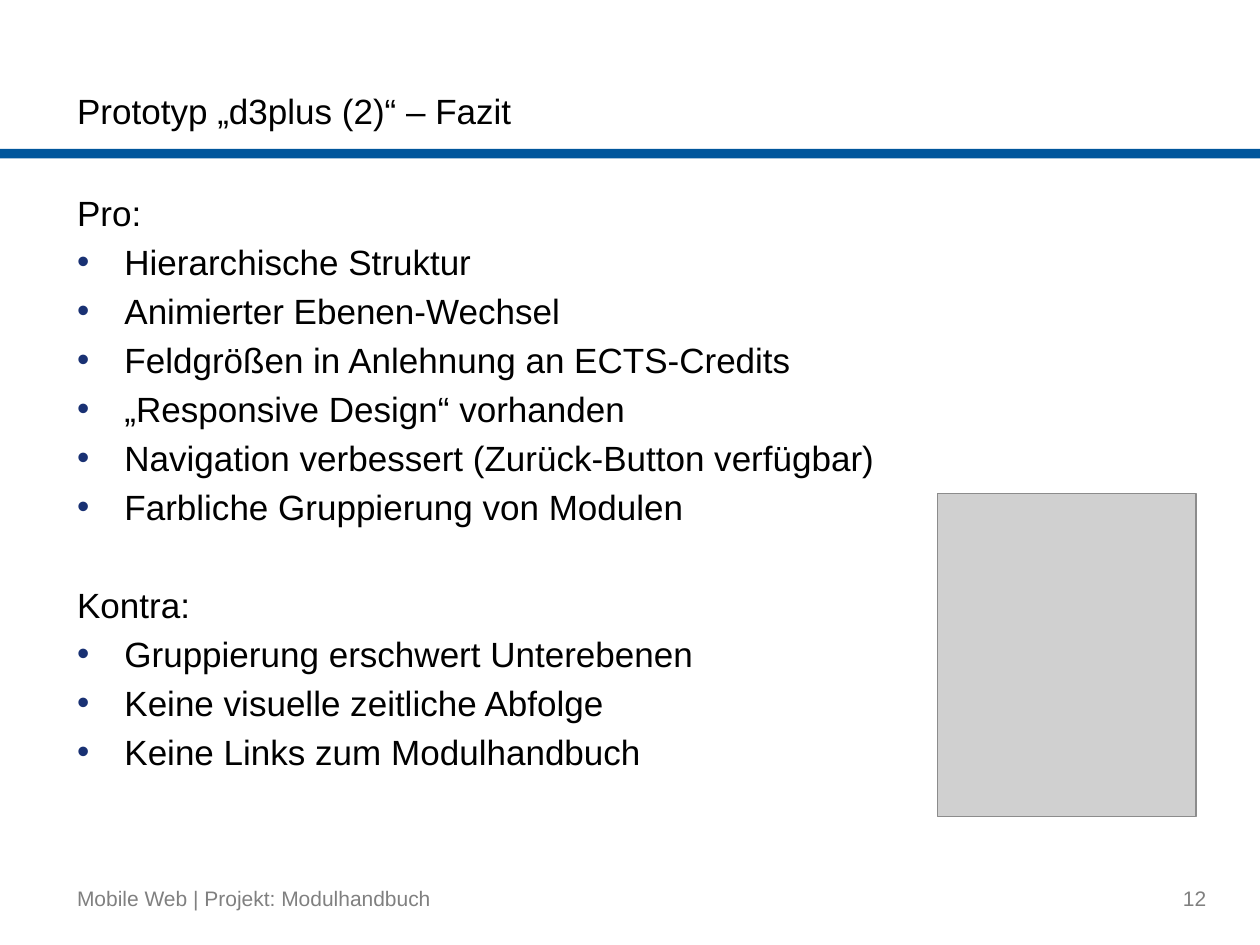
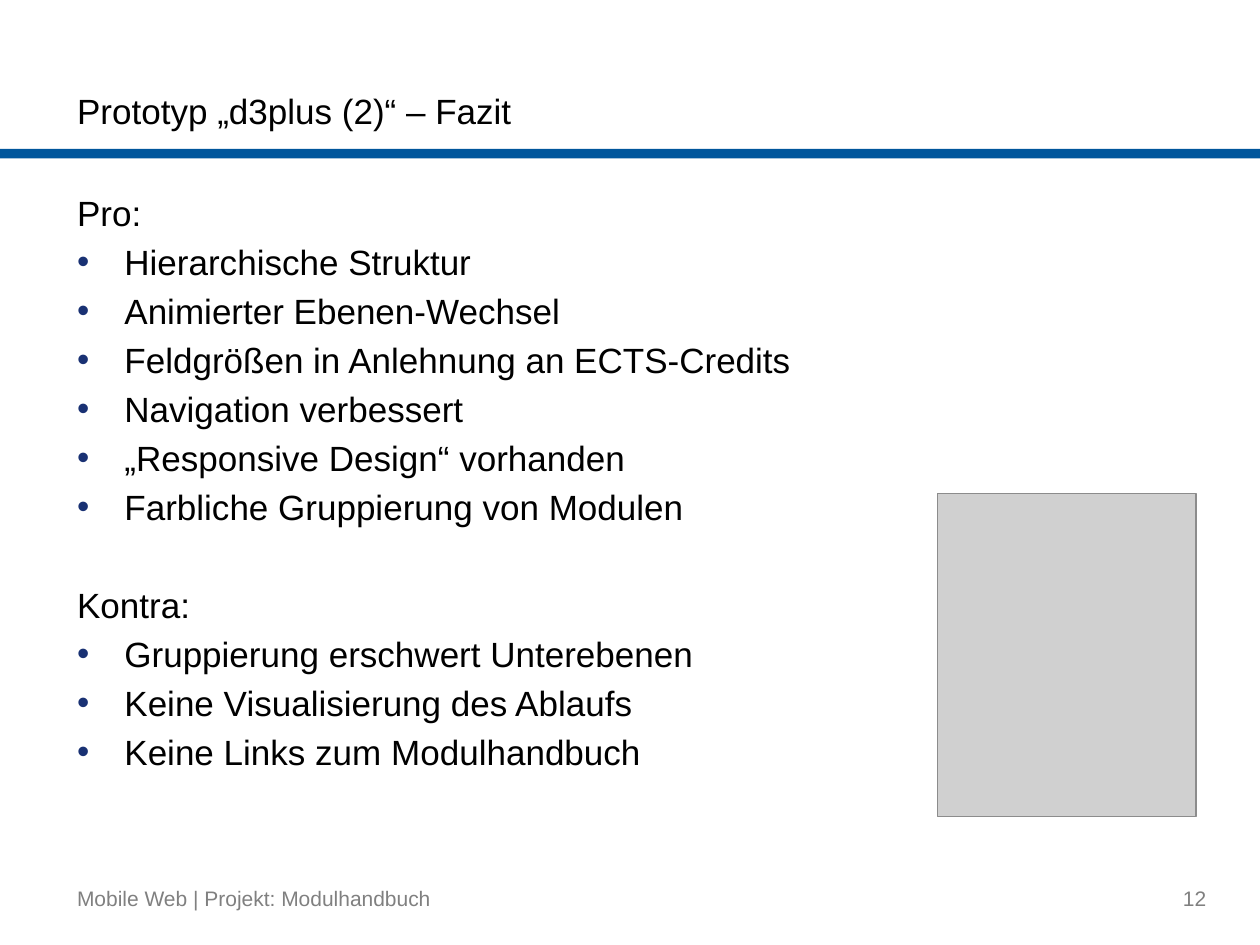
Before and after one commit to buk/mobile-web-modulhandbuch, a slide deck: slide 12 of presentation/2015-07-09_Mobile-Web_Gruppe-Modulhandbuch.pptx. Drawn at 1260x945 pixels with LibreOffice and Linux fonts; fonts in the diff are those of the drawing; grey boxes stand for pictures; background and template pictures are left out. Boxes give left, top, right and bottom in pixels: in the first picture for what was removed or moved away, otherwise in the second. Text is boxed around its words. In the diff, an @@ line names an element or a change of style, - is before the commit and + after.

```diff
--- a/presentation/2015-07-09_Mobile-Web_Gruppe-Modulhandbuch.pptx
+++ b/presentation/2015-07-09_Mobile-Web_Gruppe-Modulhandbuch.pptx
@@ text at (124,396,464,429): paragraph added @@
+• Navigation verbessert
@@ text at (124,445,874,478): paragraph removed @@
-• Navigation verbessert (Zurück-Button verfügbar)
@@ text at (124,690,632,723): text changed @@
-• Keine visuelle zeitliche Abfolge
+• Keine Visualisierung des Ablaufs
```
Also in this commit, not shown: 5 other slides changed.
